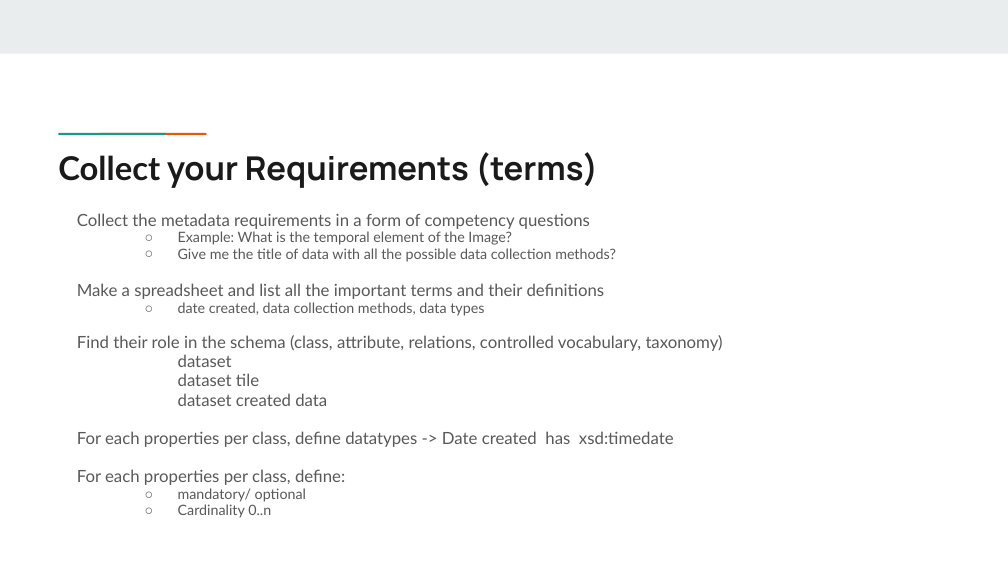
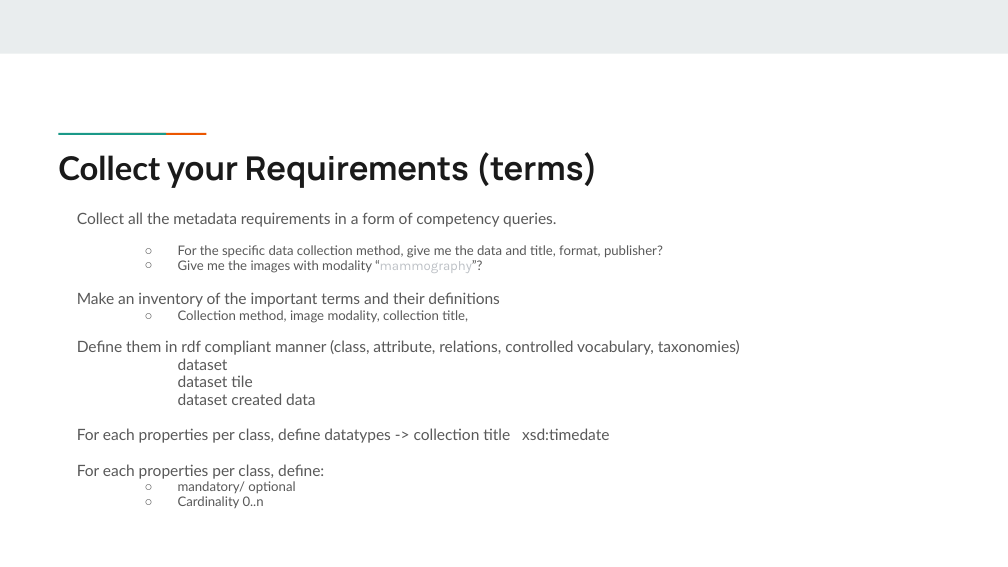
Before and after one commit to Health-RI/health-ri-metadata, a slide deck: slide 21 of Presentations/[DRAFT]HRI_Metadata_Schema_ImagingGroup_KickOff.pptx. Drawn at 1008x567 pixels with LibreOffice and Linux fonts; fonts in the diff are those of the drawing. Boxes give left, top, right and bottom in pixels: in the first picture for what was removed or moved away, otherwise in the second. Text is boxed around its words. In the diff, an @@ line names an element or a change of style, - is before the commit and + after.

Commit message:
update presentation

```diff
--- a/Presentations/[DRAFT]HRI_Metadata_Schema_ImagingGroup_KickOff.pptx
+++ b/Presentations/[DRAFT]HRI_Metadata_Schema_ImagingGroup_KickOff.pptx
@@ text at [77, 212, 740, 355]: text changed; size 12 to 11.1 pt @@
-Collect the metadata requirements in a form of competency questions
-  ○ Example: What is the temporal element of the Image?
-  ○ Give me the title of data with all the possible data collection methods?
-Make a spreadsheet and list all the important terms and their definitions
-  ○ date created, data collection methods, data types
-Find their role in the schema (class, attribute, relations, controlled vocabulary, taxonomy)
+Collect all the metadata requirements in a form of competency queries.
+  ○ For the specific data collection method, give me the data and title, format, publisher?
+  ○ Give me the images with modality “mammography”?
+Make an inventory of the important terms and their definitions
+  ○ Collection method, image modality, collection title,
+Define them in rdf compliant manner (class, attribute, relations, controlled vocabulary, taxonomies)
@@ text at [77, 358, 324, 508]: size 12 to 11.1 pt in "dataset", "dataset tile", "dataset created data", "For each properties per class, define:"; size 10.2 to 9.3 pt in "mandatory/ optional", "Cardinality 0..n" @@
@@ text at [77, 428, 609, 443]: text changed; size 12 to 11.1 pt @@
-For each properties per class, define datatypes -> Date created has xsd:timedate
+For each properties per class, define datatypes -> collection title xsd:timedate
```
Also in this commit, not shown: 6 other slides changed, 2 slides added, 2 slides removed, 1 other file.
